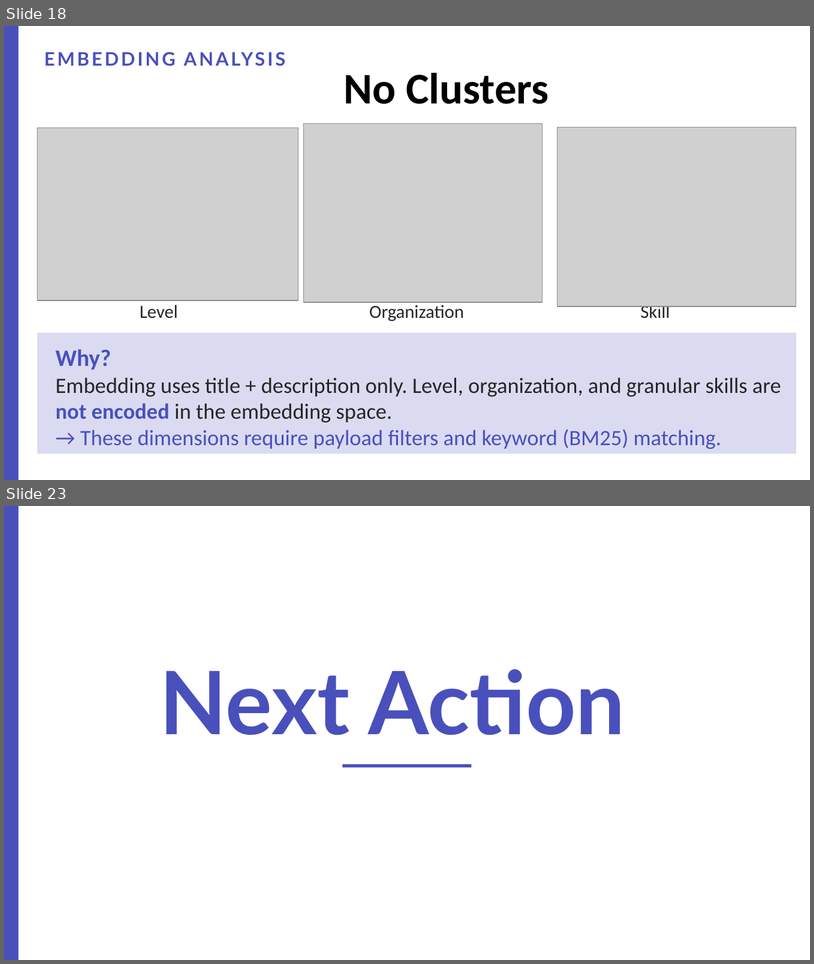
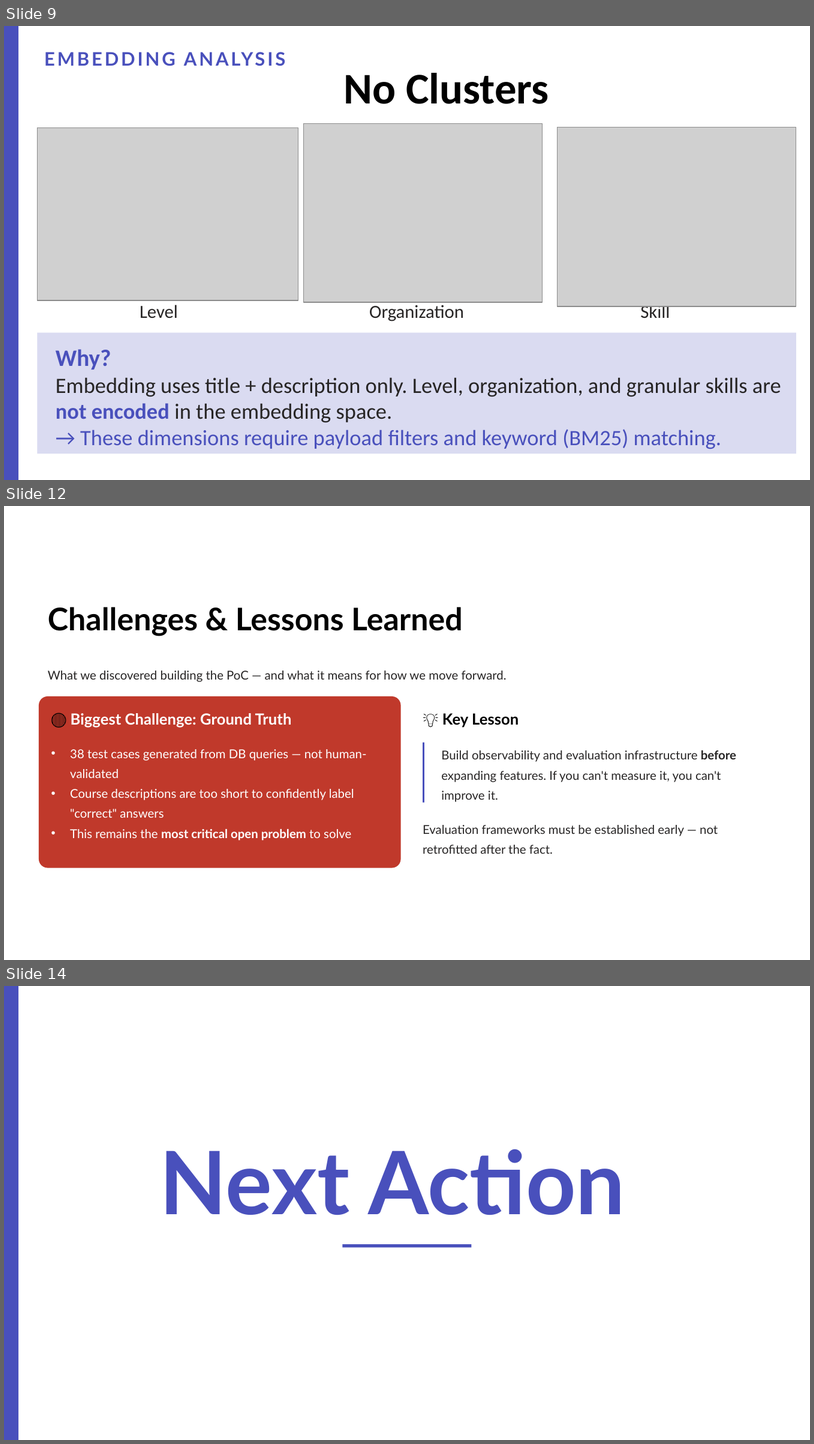
Before and after one commit to YuichiYamazaki-source/Capstone, a slide deck: docs/presentation/capstone_presentation.pptx. Shown one above the other, each under a label of ours: slides 18 and 23 before the commit, slides 9, 12 and 14 after it; the slides between them are not shown. The pictures are 814x964 and 814x1444 pixels, drawn with LibreOffice and Linux fonts; fonts in the diff are those of the drawing; grey boxes stand for pictures; background and template pictures are left out. Boxes give left, top, right and bottom in pixels: in the first picture for what was removed or moved away, otherwise in the second. Text is boxed around its words. In the diff, an @@ line names an element or a change of style, - is before the commit and + after.

```diff
--- a/docs/presentation/capstone_presentation.pptx
+++ b/docs/presentation/capstone_presentation.pptx
@@ slide 12 added at (4, 506, 810, 960), background #FFFFFF @@
@@ rectangle added at (4, 506, 810, 959), fill #FFFFFF @@
@@ text added at (48, 607, 462, 636), 27.8 pt, text #000000, bold @@
+Challenges & Lessons Learned
@@ text added at (48, 670, 507, 682), 10.9 pt, text #272525 @@
+What we discovered building the PoC — and what it means for how we move forward.
@@ rounded rectangle added at (39, 696, 401, 868), fill #C0392B @@
@@ text added at (71, 713, 292, 727), 13.8 pt, text #FFFFFF, bold @@
+🔴 Biggest Challenge: Ground Truth
@@ text added at (443, 713, 519, 727), 13.8 pt, text #000000, bold @@
+💡 Key Lesson
@@ text added at (70, 749, 367, 840), 10.9 pt, text #FFFFFF @@
+• 38 test cases generated from DB queries — not human-validated
+• Course descriptions are too short to confidently label "correct" answers
+• This remains the most critical open problem to solve
@@ rectangle added at (423, 742, 424, 802), fill #4950BC @@
@@ text added at (441, 750, 737, 802), 10.9 pt, text #272525 @@
+Build observability and evaluation infrastructure before expanding features. If you can't measure it, you can't improve it.
@@ text added at (423, 825, 718, 853), 10.9 pt, text #272525 @@
+Evaluation frameworks must be established early — not retrofitted after the fact.
@@ what was slide 18 is now slide 9 @@
@@ what was slide 23 is now slide 14 @@
```
Also in this commit, not shown: 6 slides changed, 5 other slides added, 4 other files.
